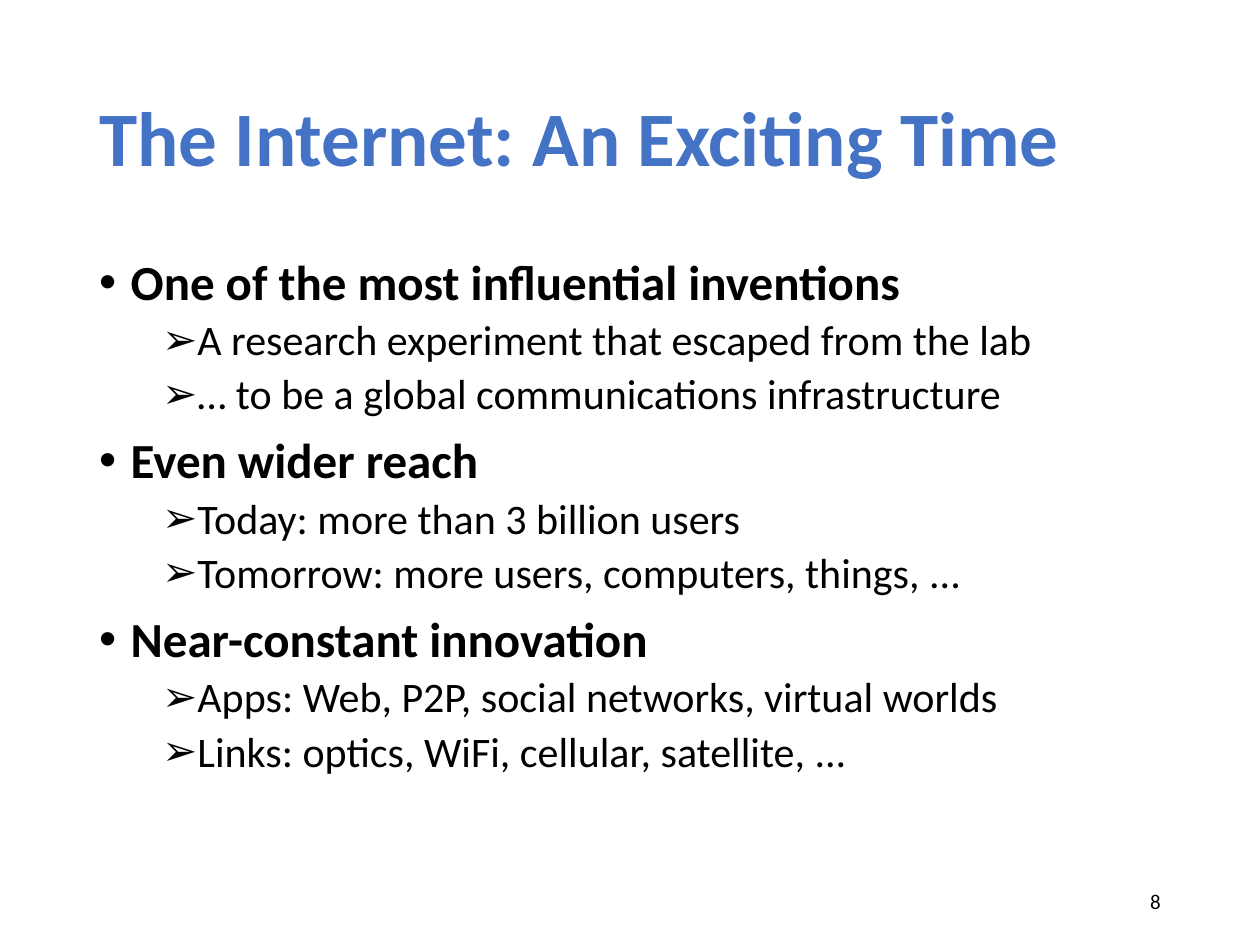
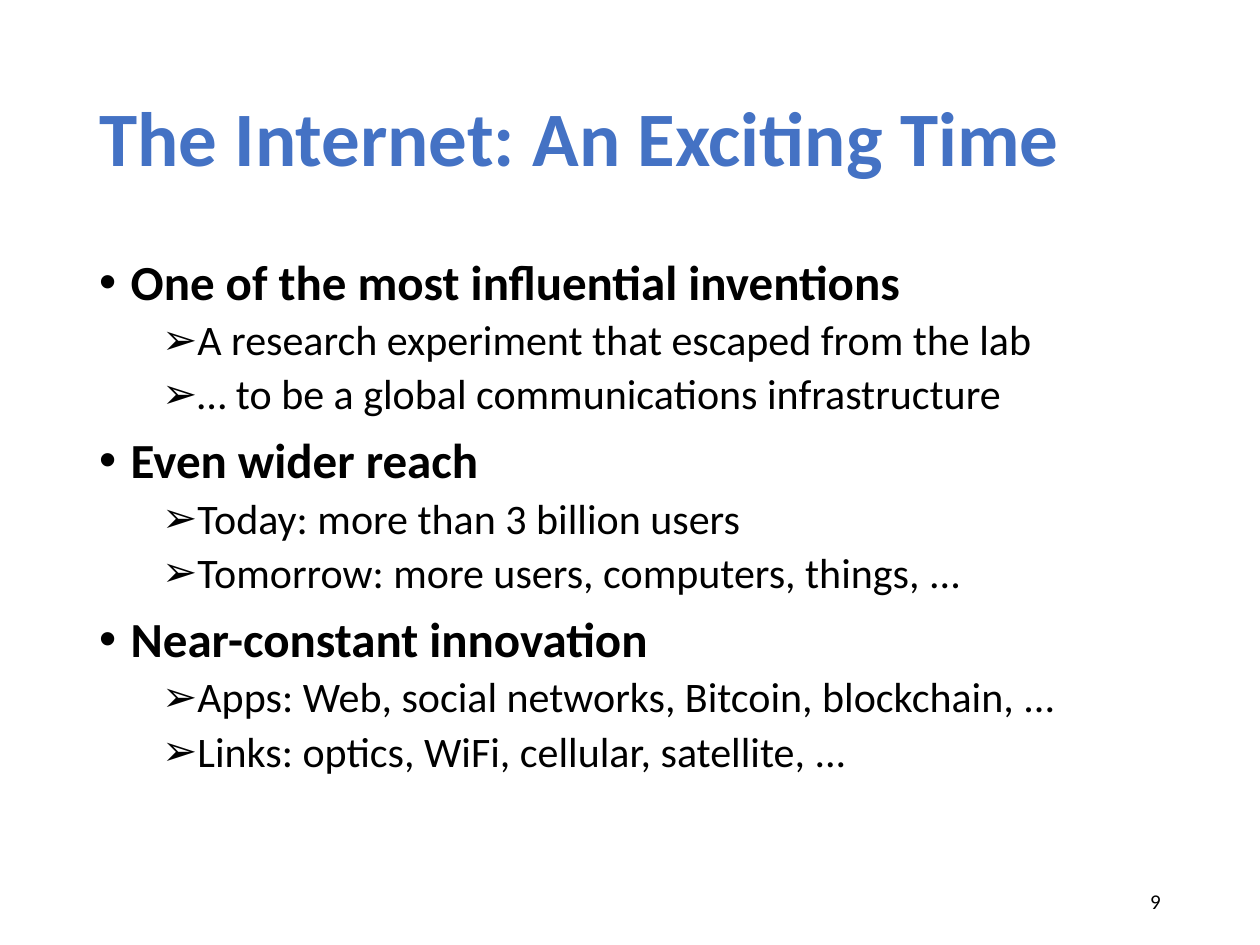
Before and after one commit to xinjin/course-net, a slide deck: slide 9 of slides/lec01_introduction.pptx (slide 8 before the commit). Drawn at 1260x945 pixels with LibreOffice and Linux fonts; fonts in the diff are those of the drawing. Boxes give left, top, right and bottom in pixels: in the first picture for what was removed or moved away, otherwise in the second. Text is boxed around its words. In the diff, an @@ line names an element or a change of style, - is before the commit and + after.

```diff
--- a/slides/lec01_introduction.pptx
+++ b/slides/lec01_introduction.pptx
@@ text at <box>197,682,1014,719</box>: text changed @@
-  ➢ Apps: Web, P2P, social networks, virtual worlds
+  ➢ Apps: Web, social networks, Bitcoin, blockchain, ...
@@ page number at <box>1150,895,1161,909</box>: text changed @@
-8
+9
```
Also in this commit, not shown: 9 other slides changed, 2 slides added, 1 slide removed, 1 other file.
